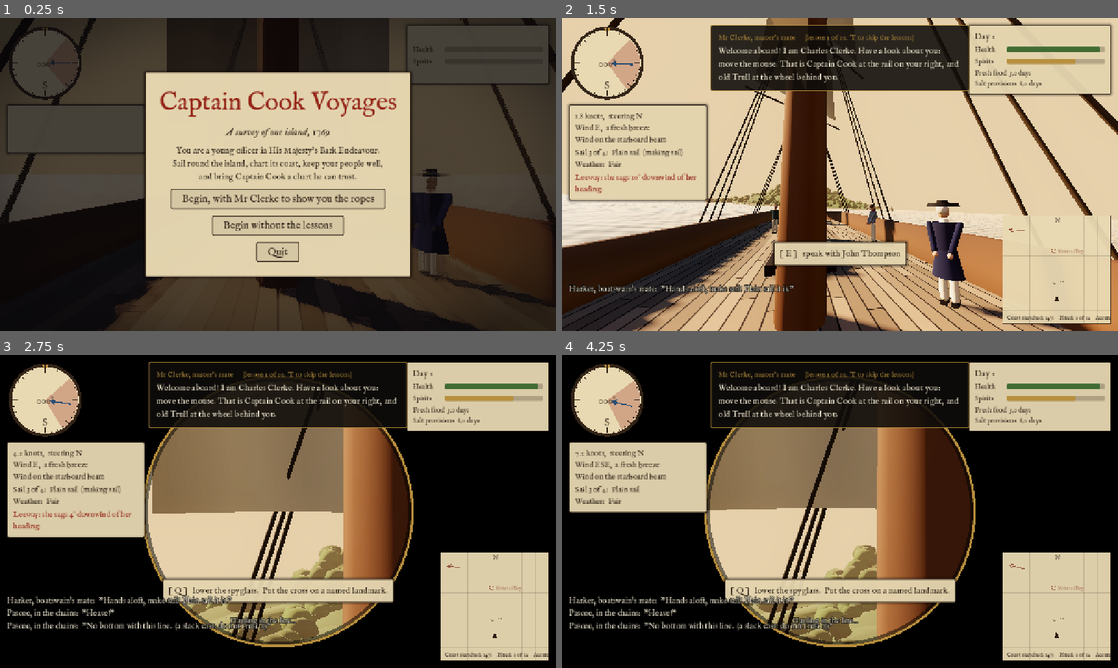
Above: before the commit, frames 1-4 (two rows, left to right).
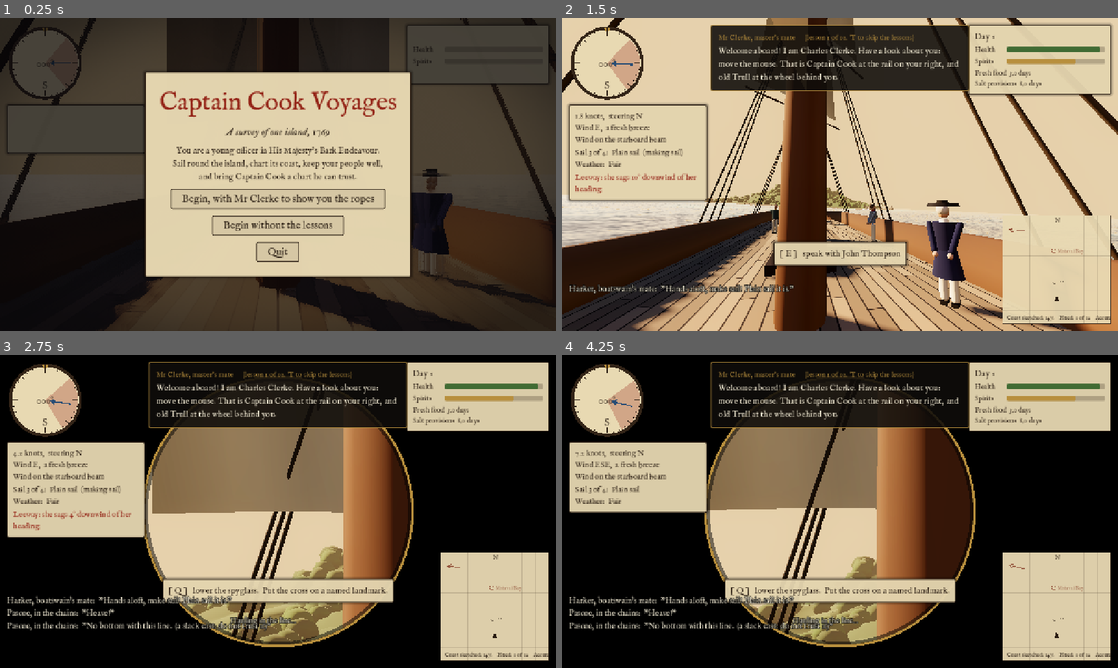
Above: after the commit, the same moments.

Repository: perkinscole/captain_cook
Game: Godot game, scene res://main.tscn
The game is run twice, just before and just after one commit, with the same random seed, the same clock (stepped at 60 frames per second) and the same inputs.
Inputs (mouse positions are in pixels of both pictures, inside the frame that each line leads up to):
- Up to frame 1 (0.25 s): no input
- Up to frame 2 (1.5 s): click "Begin, with Mr Clerke to show…" at 0.5 s; tap Enter at 1.25 s; move the mouse to (867, 174) at 1.27 s; hold W from 1.28 s (still down); tap P at 1.35 s
- Up to frame 3 (2.75 s): keep holding W; tap Space at 1.52, 1.82, 2.27, 2.57 s; move the mouse to (250, 511) at 2.02 s; tap Q at 2.1 s
- Up to frame 4 (4.25 s): keep holding W; move the mouse to (851, 505) at 2.77 s; tap F at 2.85 s; move the mouse to (834, 517) at 3.52 s; tap E at 3.6 s; tap Space at 3.77, 4.07 s

The runs differ from the first frame. In frame 1, less than 0.1% of the frame differs, in the area x 0-100%, y 54-66%; in frame 2, 2.0%, in the area x 0-100%, y 26-100%; in frame 3, 0.3%; in frame 4, 1.6%.

Commit message:
Rebuild the ocean: wind-driven trochoidal waves, shallows and a wake
Eight wave trains (two fixed swells, six wind waves that follow the wind's
direction and strength) on a single mesh that is fine near the ship and
coarse at the horizon. Add whitecaps, depth-based colour and shore foam
from a depth map, and a wake ribbon behind the ship.

Co-Authored-By: Claude Fable 5.2 <noreply@anthropic.com>
Claude-Session: https://claude.ai/code/session_01G38nkShD9pJZjTbbVyrU2i

Diff:
--- a/scripts/main.gd
+++ b/scripts/main.gd
@@ -77,11 +77,11 @@
 
 	sound = SoundBoard.new()
 	add_child(sound)
-	sea = Sea.new()
-	add_child(sea)
-
 	wind = Wind.new()
 	add_child(wind)
+	sea = Sea.new()
+	sea.wind = wind
+	add_child(sea)
 	weather = Weather.new()
 	weather.wind = wind
 	weather.held = true  # fair weather until the lessons are over
@@ -107,7 +107,7 @@
 	add_child(landfall)
 	landfall.build(MATAVAI_ANGLE)
 	seabed.clear_around(landfall.anchorage, Landfall.ANCHOR_RADIUS + 60.0)
-	sea.set_reefs(seabed.reefs)
+	sea.set_depth_map(seabed, Vector2(island.position.x, island.position.z))
 
 	ship = Ship.new()
 	ship.wind = wind
@@ -116,6 +116,11 @@
 	ship.sail_carried_away.connect(_on_sail_carried_away)
 	ship.sail_repaired.connect(_on_sail_repaired)
 	_last_safe = Vector2(START_POSITION.x, START_POSITION.z)
+	sea.follow(ship.position)
+	var wake := Wake.new()
+	wake.ship = ship
+	wake.sea = sea
+	add_child(wake)
 	var visual := ShipVisual.new()
 	visual.ship = ship
 	ship.add_child(visual)
--- a/scripts/sea.gd
+++ b/scripts/sea.gd
@@ -1,103 +1,197 @@
 class_name Sea
 extends Node3D
-## The surface of the sea: a finely divided patch of water that follows the
-## ship, with a flat sheet beyond it out to the horizon. The same four swells
-## that the shader draws are worked out here, so the ship can ride them.
+## The surface of the sea. Eight trains of waves: two long swells that come
+## from far away and never change, and six wind waves that run before the
+## local wind and grow as it blows harder. The shader draws them; the same
+## sums are done here so the ship can ride them.
+##
+## One mesh covers the sea out to the horizon. Its points are close together
+## near the ship and far apart in the distance.
 
 const SHADER := preload("res://shaders/ocean.gdshader")
-const SIZE := 2400.0   ## width of the patch that has real waves
-const CELL := 6.0      ## size of one square of the patch
-const CALM_HEIGHT := 0.45
-const STORM_HEIGHT := 1.9
-const FAR_DROP := -2.6  ## the far sheet sits below the deepest trough
-## Each swell: direction x, direction z, wavelength (m), share of the height.
-const WAVES: Array[Vector4] = [
-	Vector4(0.80, 0.60, 95.0, 0.50),
-	Vector4(0.28, 0.96, 60.0, 0.30),
-	Vector4(0.95, -0.31, 37.0, 0.20),
-	Vector4(-0.45, 0.89, 24.0, 0.12),
+const REACH := 7000.0        ## how far the mesh runs from the ship, in metres
+const GRID := 300            ## squares along each side of the mesh
+const FINE := 0.0214         ## sets how close together the points are near the ship
+const CHOP := 0.8            ## how sharp the crests are (0 = smooth, 1 = sharpest)
+const WAVE_COUNT := 8
+const GRAVITY := 9.81
+# Swells: direction they travel (x, z), wavelength, height.
+const SWELLS: Array[Vector4] = [
+	Vector4(0.80, 0.60, 140.0, 0.24),
+	Vector4(0.28, 0.96, 85.0, 0.13),
+]
+# Wind waves: degrees off the wind, wavelength, share of the wind-sea height.
+const WIND_WAVES: Array[Vector3] = [
+	Vector3(-34.0, 58.0, 0.30), Vector3(-17.0, 41.0, 0.22), Vector3(-5.0, 29.0, 0.16),
+	Vector3(9.0, 19.0, 0.11), Vector3(23.0, 13.0, 0.07), Vector3(41.0, 9.0, 0.05),
 ]
 
-var sea_state: float = 0.0   ## 0 = easy swell, 1 = steep sea
+var wind: Wind
+var sea_state: float = 0.0   ## extra roughness from the weather, 0..1
 var storm: float = 0.0       ## darkens the water
 var sky_color := Color(0.85, 0.72, 0.55)
 var time: float = 0.0
 
-var _near: MeshInstance3D
-var _far: MeshInstance3D
-var _near_mat: ShaderMaterial
-var _far_mat: ShaderMaterial
+var _mesh: MeshInstance3D
+var _mat: ShaderMaterial
+var _anchor := Vector2.ZERO
+var _next_anchor := Vector2.ZERO
+var _wind_angle: float = 0.0     # smoothed direction the wind blows toward
+var _wind_speed: float = 8.0     # smoothed
+var _dir: Array[Vector2] = []
+var _k: Array[float] = []
+var _amp: Array[float] = []
+var _phase: Array[float] = []
 
 
 func _ready() -> void:
-	var patch := PlaneMesh.new()
-	patch.size = Vector2(SIZE, SIZE)
-	patch.subdivide_width = int(SIZE / CELL) - 1
-	patch.subdivide_depth = int(SIZE / CELL) - 1
-	_near_mat = _material()
-	_near = MeshInstance3D.new()
-	_near.mesh = patch
-	_near.material_override = _near_mat
-	_near.extra_cull_margin = 10.0
-	_near.cast_shadow = GeometryInstance3D.SHADOW_CASTING_SETTING_OFF
-	add_child(_near)
-
-	var sheet := PlaneMesh.new()
-	sheet.size = Vector2(16000.0, 16000.0)
-	_far_mat = _material()
-	_far_mat.set_shader_parameter("wave_scale", 0.0)
-	_far = MeshInstance3D.new()
-	_far.mesh = sheet
-	_far.material_override = _far_mat
-	_far.position.y = FAR_DROP
-	_far.cast_shadow = GeometryInstance3D.SHADOW_CASTING_SETTING_OFF
-	add_child(_far)
+	for i in WAVE_COUNT:
+		_dir.append(Vector2.RIGHT)
+		_k.append(0.1)
+		_amp.append(0.0)
+		_phase.append(i * 1.7)
+	_mat = ShaderMaterial.new()
+	_mat.shader = SHADER
+	_mat.set_shader_parameter("chop", CHOP)
+	_mesh = MeshInstance3D.new()
+	_mesh.mesh = _build_mesh()
+	_mesh.material_override = _mat
+	_mesh.cast_shadow = GeometryInstance3D.SHADOW_CASTING_SETTING_OFF
+	add_child(_mesh)
+	if wind != null:
+		_wind_angle = (-Compass.to_vector(wind.from_deg)).angle()
+		_wind_speed = wind.strength
+	_update_waves(0.0)
 
 
 func _process(delta: float) -> void:
 	time += delta
-	for mat: ShaderMaterial in [_near_mat, _far_mat]:
-		mat.set_shader_parameter("sea_time", time)
-		mat.set_shader_parameter("storm", storm)
-		mat.set_shader_parameter("sky_color", sky_color)
-	_near_mat.set_shader_parameter("wave_scale", wave_height())
+	_update_waves(delta)
+	_mat.set_shader_parameter("sea_time", time)
+	_mat.set_shader_parameter("storm", storm)
+	_mat.set_shader_parameter("sky_color", sky_color)
 
 
-func wave_height() -> float:
-	return lerpf(CALM_HEIGHT, STORM_HEIGHT, clampf(sea_state, 0.0, 1.0))
-
-
-## Keeps the patch of waves under the ship. It moves a whole square at a
-## time so the waves do not appear to slide.
+## Keeps the mesh centred on the ship.
 func follow(centre: Vector3) -> void:
-	_near.position = Vector3(snappedf(centre.x, CELL), 0.0, snappedf(centre.z, CELL))
-	_far.position = Vector3(centre.x, FAR_DROP, centre.z)
+	_next_anchor = Vector2(centre.x, centre.z)
 
 
 ## Height of the water (metres above the calm level) at a world position.
 func height_at(x: float, z: float) -> float:
+	# The waves push water sideways as well as up, so first find which bit
+	# of water has been pushed to this spot, then ask how high it is.
+	var p := Vector2(x, z)
+	var q := p
+	for step in 2:
+		q = p - _sideways(q)
 	var h := 0.0
-	for w in WAVES:
-		var k := TAU / w.z
-		h += w.w * sin((w.x * x + w.y * z) * k - sqrt(9.81 * k) * time)
-	return h * wave_height()
+	for i in WAVE_COUNT:
+		h += _amp[i] * sin(_k[i] * _dir[i].dot(q - _anchor) + _phase[i])
+	return h
 
 
-func set_reefs(reefs: Array[Vector3]) -> void:
-	var packed := PackedVector3Array()
-	packed.resize(8)
-	for i in mini(reefs.size(), 8):
-		packed[i] = reefs[i]
-	_near_mat.set_shader_parameter("reefs", packed)
-	_far_mat.set_shader_parameter("reefs", packed)
+## Paints the depth of water round the island into a picture the shader can
+## read, so that shoals and reefs show pale and the shore has white water.
+func set_depth_map(seabed: Seabed, centre: Vector2, size: float = 1800.0) -> void:
+	var n := 256
+	var image := Image.create_empty(n, n, false, Image.FORMAT_RF)
+	for y in n:
+		for x in n:
+			var p := centre + (Vector2(x + 0.5, y + 0.5) / n - Vector2(0.5, 0.5)) * size
+			image.set_pixel(x, y, Color(seabed.depth_at(p), 0.0, 0.0))
+	_mat.set_shader_parameter("depth_map", ImageTexture.create_from_image(image))
+	_mat.set_shader_parameter("has_depth_map", true)
+	_mat.set_shader_parameter("map_centre", centre)
+	_mat.set_shader_parameter("map_size", size)
 
 
-func _material() -> ShaderMaterial:
-	var mat := ShaderMaterial.new()
-	mat.shader = SHADER
-	var packed := PackedFloat32Array()
-	for w in WAVES:
-		packed.append_array([w.x, w.y, w.z, w.w])
-	mat.set_shader_parameter("waves", packed)
-	mat.set_shader_parameter("half_size", SIZE * 0.5)
-	return mat
+func _sideways(q: Vector2) -> Vector2:
+	var push := Vector2.ZERO
+	for i in WAVE_COUNT:
+		push += _dir[i] * (CHOP * _amp[i] * cos(_k[i] * _dir[i].dot(q - _anchor) + _phase[i]))
+	return push
+
+
+func _update_waves(delta: float) -> void:
+	var moved := _next_anchor - _anchor
+	_anchor = _next_anchor
+	_mesh.position = Vector3(_anchor.x, 0.0, _anchor.y)
+
+	# The sea answers the wind slowly: it takes time to build and to turn.
+	if wind != null:
+		var toward := (-Compass.to_vector(wind.from_deg)).angle()
+		_wind_angle = lerp_angle(_wind_angle, toward, 1.0 - exp(-delta / 20.0))
+		_wind_speed = lerpf(_wind_speed, wind.strength, 1.0 - exp(-delta / 8.0))
+	var force := _wind_speed / 8.0
+	var wind_sea := clampf(force * force * 0.55, 0.12, 2.4) + 0.4 * sea_state
+	var stretch := clampf(force, 0.7, 1.6)
+
+	var packed_a := PackedFloat32Array()
+	var packed_b := PackedFloat32Array()
+	for i in WAVE_COUNT:
+		var length := 1.0
+		if i < SWELLS.size():
+			var swell := SWELLS[i]
+			_dir[i] = Vector2(swell.x, swell.y).normalized()
+			length = swell.z
+			_amp[i] = swell.w * (1.0 + 0.8 * sea_state)
+		else:
+			var w := WIND_WAVES[i - SWELLS.size()]
+			_dir[i] = Vector2.RIGHT.rotated(_wind_angle + deg_to_rad(w.x))
+			length = w.y * stretch
+			_amp[i] = w.z * wind_sea
+		_k[i] = TAU / length
+		# Each wave moves on at its own speed. Moving the anchor must not
+		# move the waves, so the phase is shifted to make up for it.
+		var omega := sqrt(GRAVITY * _k[i])
+		_phase[i] = fposmod(_phase[i] + _k[i] * _dir[i].dot(moved) - omega * delta, TAU)
+		packed_a.append_array([_dir[i].x, _dir[i].y, _k[i], _amp[i]])
+		packed_b.append_array([_phase[i], 0.0, 0.0, 0.0])
+	_mat.set_shader_parameter("wave_a", packed_a)
+	_mat.set_shader_parameter("wave_b", packed_b)
+	_mat.set_shader_parameter("anchor", _anchor)
+
+
+## A square sheet whose points bunch together in the middle. Each point also
+## carries (in its UV) how far it is from its neighbours.
+func _build_mesh() -> ArrayMesh:
+	var line := PackedFloat32Array()
+	var gap := PackedFloat32Array()
+	for i in GRID + 1:
+		var u := 2.0 * i / GRID - 1.0
+		line.append(REACH * (FINE * u + (1.0 - FINE) * pow(u, 5.0)))
+		gap.append(REACH * (FINE + 5.0 * (1.0 - FINE) * pow(u, 4.0)) * 2.0 / GRID)
+
+	var points := PackedVector3Array()
+	var spacing := PackedVector2Array()
+	var indices := PackedInt32Array()
+	points.resize((GRID + 1) * (GRID + 1))
+	spacing.resize(points.size())
+	indices.resize(GRID * GRID * 6)
+	for row in GRID + 1:
+		for col in GRID + 1:
+			var at := row * (GRID + 1) + col
+			points[at] = Vector3(line[col], 0.0, line[row])
+			spacing[at] = Vector2(gap[col], gap[row])
+	var next := 0
+	for row in GRID:
+		for col in GRID:
+			var p := row * (GRID + 1) + col
+			indices[next] = p
+			indices[next + 1] = p + 1
+			indices[next + 2] = p + GRID + 2
+			indices[next + 3] = p
+			indices[next + 4] = p + GRID + 2
+			indices[next + 5] = p + GRID + 1
+			next += 6
+
+	var arrays := []
+	arrays.resize(Mesh.ARRAY_MAX)
+	arrays[Mesh.ARRAY_VERTEX] = points
+	arrays[Mesh.ARRAY_TEX_UV] = spacing
+	arrays[Mesh.ARRAY_INDEX] = indices
+	var mesh := ArrayMesh.new()
+	mesh.add_surface_from_arrays(Mesh.PRIMITIVE_TRIANGLES, arrays)
+	mesh.custom_aabb = AABB(Vector3(-REACH, -20.0, -REACH), Vector3(REACH * 2.0, 40.0, REACH * 2.0))
+	return mesh
--- /dev/null
+++ b/scripts/wake.gd
@@ -0,0 +1,59 @@
+class_name Wake
+extends MeshInstance3D
+## The white water the ship leaves behind her: a ribbon laid along her
+## track that spreads and fades, and rises and falls with the waves.
+
+const SHADER := preload("res://shaders/wake.gdshader")
+const LIFE := 24.0           ## seconds before a stretch of wake has faded away
+const STEP := 3.0            ## metres the ship moves between points
+const START_WIDTH := 3.6     ## half the wake's width at the bow, about the hull's
+const SPREAD := 1.3          ## metres wider on each side per second
+
+var ship: Ship
+var sea: Sea
+
+var _points: Array[Dictionary] = []  # { at: Vector2, side: Vector2, born: float, strength: float }
+var _time: float = 0.0
+var _ribbon: ImmediateMesh
+
+
+func _ready() -> void:
+	_ribbon = ImmediateMesh.new()
+	mesh = _ribbon
+	var mat := ShaderMaterial.new()
+	mat.shader = SHADER
+	material_override = mat
+	cast_shadow = GeometryInstance3D.SHADOW_CASTING_SETTING_OFF
+
+
+func _process(delta: float) -> void:
+	if ship == null or sea == null:
+		return
+	_time += delta
+	var fwd := ship.forward()
+	var bow := Vector2(ship.position.x + fwd.x * 13.0, ship.position.z + fwd.z * 13.0)
+	if _points.is_empty() or (_points[-1]["at"] as Vector2).distance_to(bow) > STEP:
+		_points.append({
+			"at": bow, "side": Vector2(-fwd.z, fwd.x), "born": _time,
+			"strength": clampf(absf(ship.speed) / 5.0, 0.0, 1.0),
+		})
+	while not _points.is_empty() and _time - float(_points[0]["born"]) > LIFE:
+		_points.remove_at(0)
+
+	_ribbon.clear_surfaces()
+	if _points.size() < 2:
+		return
+	_ribbon.surface_begin(Mesh.PRIMITIVE_TRIANGLE_STRIP)
+	for point in _points:
+		var age: float = _time - float(point["born"])
+		var at: Vector2 = point["at"]
+		var side: Vector2 = point["side"]
+		var half := START_WIDTH + SPREAD * age
+		var fade: float = float(point["strength"]) * (1.0 - age / LIFE)
+		for edge: float in [-1.0, 1.0]:
+			var p := at + side * (half * edge)
+			_ribbon.surface_set_color(Color(1.0, 1.0, 1.0, fade))
+			_ribbon.surface_set_uv(Vector2(edge * 0.5 + 0.5, age * 4.0))
+			_ribbon.surface_set_normal(Vector3.UP)
+			_ribbon.surface_add_vertex(Vector3(p.x, sea.height_at(p.x, p.y) + 0.22, p.y))
+	_ribbon.surface_end()
--- a/shaders/ocean.gdshader
+++ b/shaders/ocean.gdshader
@@ -1,20 +1,28 @@
 shader_type spatial;
+render_mode cull_disabled;
 
-// The sea. Four long swells move the surface itself (the same four are
-// worked out in scripts/sea.gd so the ship can ride them), and finer ripples,
-// foam and reflected sky are painted on top.
+// The sea. Eight trains of waves move the surface: two long swells from far
+// away and six wind waves that run before the local wind. They are
+// trochoidal ("Gerstner") waves: the water moves in circles, which makes the
+// crests sharp and the troughs wide, as on the real sea. scripts/sea.gd works
+// out the same waves so that the ship can ride them.
 
-uniform vec4 waves[4];             // direction x, direction z, wavelength, height share
-uniform float wave_scale = 0.5;    // overall wave height in metres. 0 = flat.
+uniform vec4 wave_a[8];   // direction x, direction z, wavenumber, height
+uniform vec4 wave_b[8];   // phase of the wave at `anchor`
+uniform vec2 anchor;      // the point the phases are measured from (the ship)
+uniform float chop = 0.8; // how sharp the crests are
 uniform float sea_time = 0.0;
-uniform float half_size = 1200.0;  // waves die away toward the edge of the mesh
-uniform float storm : hint_range(0.0, 1.0) = 0.0;  // 0 = fair, 1 = squall
+uniform float storm : hint_range(0.0, 1.0) = 0.0;
 uniform vec3 sky_color : source_color = vec3(0.85, 0.72, 0.55);
-// Coral reefs as (x, z, radius). Shoal water shows paler in good light.
-uniform vec3 reefs[8];
+// Depth of water in metres round the island, so shallows show pale.
+uniform sampler2D depth_map : filter_linear, repeat_disable;
+uniform bool has_depth_map = false;
+uniform vec2 map_centre = vec2(0.0);
+uniform float map_size = 1800.0;
 
 varying vec3 world_pos;
 varying float crest;
+varying float fold;
 
 float hash(vec2 p) {
 	return fract(sin(dot(p, vec2(127.1, 311.7))) * 43758.5453);
@@ -30,59 +38,82 @@
 
 void vertex() {
 	vec3 wp = (MODEL_MATRIX * vec4(VERTEX, 1.0)).xyz;
-	vec2 middle = MODEL_MATRIX[3].xz;
-	float fade = 1.0 - smoothstep(0.72, 0.97, distance(wp.xz, middle) / half_size);
-	float h = 0.0;
-	vec2 slope = vec2(0.0);
-	for (int i = 0; i < 4; i++) {
-		float k = 6.2831853 / max(waves[i].z, 1.0);
-		float phase = dot(waves[i].xy, wp.xz) * k - sqrt(9.81 * k) * sea_time;
-		h += waves[i].w * sin(phase);
-		slope += waves[i].xy * (waves[i].w * k * cos(phase));
+	// UV holds how far apart the mesh's points are here. A wave too short
+	// for the mesh to draw is faded out, so the distance stays calm and clean.
+	float spacing = max(max(UV.x, UV.y), 0.01);
+	vec3 offset = vec3(0.0);
+	vec3 n = vec3(0.0, 1.0, 0.0);
+	float folded = 0.0;
+	float total = 0.001;
+	for (int i = 0; i < 8; i++) {
+		float k = max(wave_a[i].z, 0.0001);
+		float keep = clamp(6.2831853 / k / spacing / 3.0 - 1.0, 0.0, 1.0);
+		float amp = wave_a[i].w * keep;
+		vec2 d = wave_a[i].xy;
+		float theta = k * dot(d, wp.xz - anchor) + wave_b[i].x;
+		float s = sin(theta);
+		float c = cos(theta);
+		offset.xz += d * (chop * amp * c);
+		offset.y += amp * s;
+		n.xz -= d * (k * amp * c);
+		n.y -= chop * k * amp * s;
+		folded += chop * k * amp * s;
+		total += wave_a[i].w;
 	}
-	float amount = wave_scale * fade;
-	VERTEX.y += h * amount;
-	NORMAL = normalize(vec3(-slope.x * amount, 1.0, -slope.y * amount));
-	crest = h;
-	world_pos = vec3(wp.x, wp.y + h * amount, wp.z);
+	VERTEX += offset;
+	NORMAL = normalize(n);
+	crest = offset.y / total;
+	fold = folded;
+	world_pos = wp + offset;
 }
 
 void fragment() {
-	// Fine ripples: too small for the mesh, so they only tilt the light.
 	vec2 p = world_pos.xz;
 	float t = sea_time;
-	vec2 ripple = vec2(
-			cos(p.x * 0.9 + t * 1.7) + 0.6 * cos(p.x * 2.3 - p.y * 1.1 + t * 2.6),
-			cos(p.y * 1.1 - t * 1.4) + 0.6 * cos(p.y * 2.0 + p.x * 1.3 - t * 2.2));
-	float rough_sea = 0.05 + 0.07 * storm;
-	NORMAL = normalize(NORMAL + (VIEW_MATRIX * vec4(ripple.x, 0.0, ripple.y, 0.0)).xyz * rough_sea);
 
-	vec3 deep = vec3(0.012, 0.065, 0.11);
-	vec3 lit = vec3(0.03, 0.21, 0.26);
-	vec3 sea = mix(deep, lit, smoothstep(-0.9, 1.0, crest));
+	// Small ripples, too fine for the mesh: they only tilt the light.
+	vec2 q1 = p * 0.55 + vec2(t * 0.35, t * 0.12);
+	vec2 q2 = p * 1.7 - vec2(t * 0.22, t * 0.5);
+	float e = 0.35;
+	float h0 = vnoise(q1) + 0.5 * vnoise(q2);
+	float hx = vnoise(q1 + vec2(e, 0.0)) + 0.5 * vnoise(q2 + vec2(e, 0.0));
+	float hz = vnoise(q1 + vec2(0.0, e)) + 0.5 * vnoise(q2 + vec2(0.0, e));
+	vec2 slope = vec2(hx - h0, hz - h0) / e;
+	float nearness = clamp(1.0 - length(VERTEX) / 600.0, 0.15, 1.0);
+	float ripple = (0.10 + 0.12 * storm) * nearness;
+	NORMAL = normalize(NORMAL + (VIEW_MATRIX * vec4(-slope.x, 0.0, -slope.y, 0.0)).xyz * ripple);
 
-	float shoal = 0.0;
-	for (int i = 0; i < 8; i++) {
-		if (reefs[i].z > 0.0) {
-			float d = distance(p, reefs[i].xy) / reefs[i].z;
-			shoal = max(shoal, 1.0 - smoothstep(0.2, 1.0, d));
+	float depth = 60.0;
+	if (has_depth_map) {
+		vec2 uv = (p - map_centre) / map_size + vec2(0.5);
+		if (uv.x > 0.0 && uv.x < 1.0 && uv.y > 0.0 && uv.y < 1.0) {
+			depth = textureLod(depth_map, uv, 0.0).r;
 		}
 	}
-	sea = mix(sea, vec3(0.10, 0.42, 0.38), shoal * 0.45);
 
-	// The sea is a dark mirror: seen at a low angle it takes the sky's colour.
+	// Deep water is nearly black-blue; crests are greener; shallows are pale.
+	vec3 deep = vec3(0.010, 0.055, 0.105);
+	vec3 lit = vec3(0.020, 0.16, 0.22);
+	vec3 shallow = vec3(0.10, 0.48, 0.44);
+	vec3 sea = mix(deep, lit, smoothstep(-0.6, 0.9, crest));
+	sea += vec3(0.02, 0.10, 0.09) * smoothstep(0.35, 1.0, crest);  // light through the crests
+	float shoal = 1.0 - smoothstep(1.5, 14.0, depth);
+	sea = mix(sea, shallow, shoal * 0.6 * (1.0 - 0.6 * storm));
+
+	// Seen at a low angle the sea takes the colour of the sky.
 	float facing = clamp(dot(NORMAL, VIEW), 0.0, 1.0);
-	float fresnel = pow(1.0 - facing, 4.0);
-	sea = mix(sea, sky_color * 0.85, fresnel * 0.75);
+	sea = mix(sea, sky_color * 0.8, pow(1.0 - facing, 5.0) * 0.45);
 
-	// Foam streaks on the crests, more of them as it blows up.
-	float streaks = vnoise(p * 0.35 + vec2(t * 0.3, 0.0)) * vnoise(p * 1.7 - vec2(0.0, t * 0.5));
-	float foam = smoothstep(0.55 - 0.3 * storm, 1.05, crest) * smoothstep(0.12, 0.4, streaks);
-	foam = clamp(foam * (0.6 + 1.2 * storm), 0.0, 1.0) * wave_scale;
+	// White water: on crests that are folding over, and along the shore.
+	float lace = 0.6 * vnoise(p * 0.9 + vec2(t * 0.2, 0.0)) + 0.4 * vnoise(p * 3.1 - vec2(0.0, t * 0.4));
+	float cap = smoothstep(0.06, 0.15, fold) * smoothstep(0.3, 0.7, lace + 0.3 * crest);
+	float wash = 1.0 - smoothstep(0.3, 3.2, depth);
+	float shore = wash * smoothstep(0.35, 0.65, lace + 0.25 * sin(t * 0.9 + depth * 2.0));
+	float foam = clamp(cap + shore, 0.0, 1.0);
 
-	sea = mix(sea, sea * 0.5 + vec3(0.03, 0.04, 0.045), storm);
-	ALBEDO = mix(sea, vec3(0.92, 0.95, 0.93), clamp(foam, 0.0, 1.0));
-	ROUGHNESS = mix(0.12, 0.6, clamp(foam, 0.0, 1.0));
-	SPECULAR = 0.6;
+	sea = mix(sea, sea * 0.5 + vec3(0.03, 0.04, 0.045), storm * 0.8);
+	ALBEDO = mix(sea, vec3(0.93, 0.95, 0.93), foam);
+	ROUGHNESS = mix(0.08, 0.7, foam);
+	SPECULAR = 0.55;
 	METALLIC = 0.0;
 }
--- /dev/null
+++ b/shaders/wake.gdshader
@@ -0,0 +1,29 @@
+shader_type spatial;
+render_mode blend_mix, cull_disabled, depth_draw_never;
+
+// The ship's wake: churned white water that spreads and fades astern.
+// UV.x runs across the wake, UV.y along it; the vertex colour's alpha says
+// how fresh each part is.
+
+float hash(vec2 p) {
+	return fract(sin(dot(p, vec2(127.1, 311.7))) * 43758.5453);
+}
+
+float vnoise(vec2 p) {
+	vec2 i = floor(p);
+	vec2 f = fract(p);
+	vec2 u = f * f * (3.0 - 2.0 * f);
+	return mix(mix(hash(i), hash(i + vec2(1.0, 0.0)), u.x),
+			mix(hash(i + vec2(0.0, 1.0)), hash(i + vec2(1.0, 1.0)), u.x), u.y);
+}
+
+void fragment() {
+	float across = abs(UV.x * 2.0 - 1.0);  // 0 in the middle, 1 at the edges
+	float churn = vnoise(vec2(UV.x * 9.0, UV.y * 0.35 - TIME * 0.2))
+			* vnoise(vec2(UV.x * 23.0, UV.y * 0.9 + TIME * 0.1));
+	// Strongest along the two edges, where the bow wave rolls off.
+	float shape = mix(0.45, 1.0, smoothstep(0.45, 0.9, across)) * (1.0 - smoothstep(0.9, 1.0, across));
+	ALBEDO = vec3(0.94, 0.96, 0.94);
+	ROUGHNESS = 0.8;
+	ALPHA = clamp(COLOR.a * shape * smoothstep(0.05, 0.3, churn) * 1.4, 0.0, 0.9);
+}
